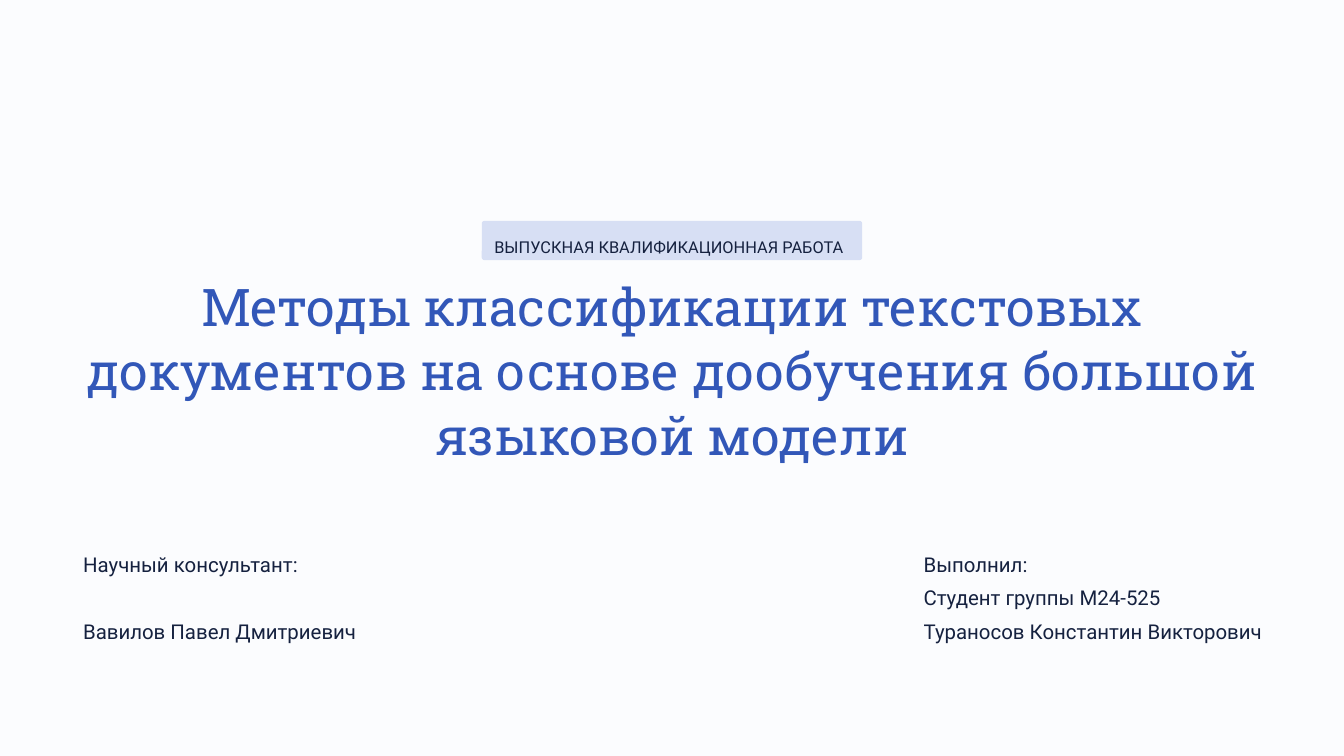
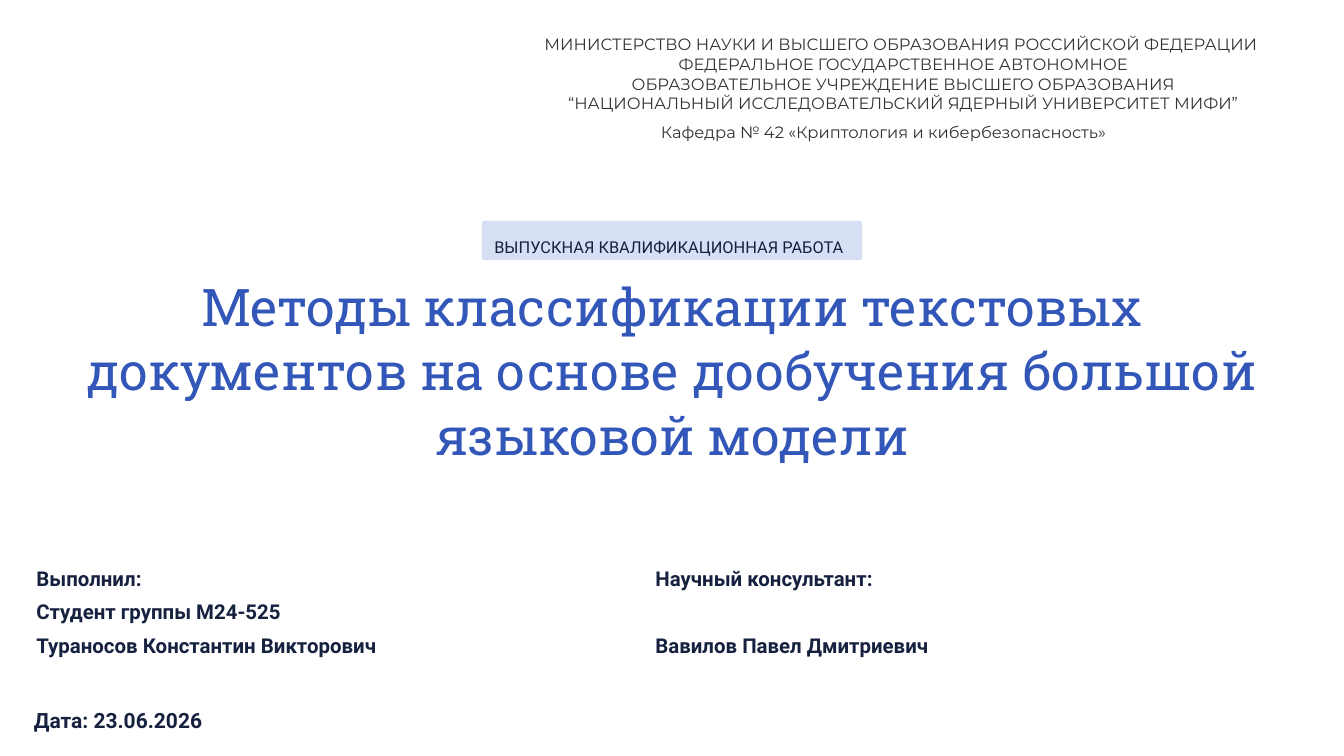
Before and after one commit to KVTur23/Mifi_VKR, a slide deck: slide 1 of text/Презентация/VKR_presentation.pptx. Drawn at 1344x756 pixels with LibreOffice and Linux fonts; fonts in the diff are those of the drawing; background and template pictures are left out. Boxes give left, top, right and bottom in pixels: in the first picture for what was removed or moved away, otherwise in the second. Text is boxed around its words. In the diff, an @@ line names an element or a change of style, - is before the commit and + after.

Commit message:
Update thesis text: figures, presentation, defence docs
Add pipeline figures (aug/few-shot/fine-tune/validation SVG), finetune
presentation draft; refresh main presentation, text and review docs.

```diff
--- a/text/Презентация/VKR_presentation.pptx
+++ b/text/Презентация/VKR_presentation.pptx
@@ background #000000 to #FFFFFF @@
@@ rectangle removed at box(0, 0, 1344, 756) @@
@@ text added at box(544, 35, 1257, 112), 14 pt, text #333333 @@
+МИНИСТЕРСТВО НАУКИ И ВЫСШЕГО ОБРАЗОВАНИЯ РОССИЙСКОЙ ФЕДЕРАЦИИ
+ФЕДЕРАЛЬНОЕ ГОСУДАРСТВЕННОЕ АВТОНОМНОЕ
+ОБРАЗОВАТЕЛЬНОЕ УЧРЕЖДЕНИЕ ВЫСШЕГО ОБРАЗОВАНИЯ
+“НАЦИОНАЛЬНЫЙ ИССЛЕДОВАТЕЛЬСКИЙ ЯДЕРНЫЙ УНИВЕРСИТЕТ МИФИ”
@@ text added at box(661, 125, 1106, 141), 14 pt, text #333333 @@
+Кафедра № 42 «Криптология и кибербезопасность»
@@ text "Выполнил:" at box(36, 571, 376, 658): bold on @@
@@ text "Выполнил:": place and size @@
-text "Выполнил:" at box(924, 557, 1262, 644)
+text "Выполнил:" at box(36, 571, 376, 658)
@@ text "Научный консультант:": place and size @@
-text "Научный консультант:" at box(83, 557, 356, 643)
+text "Научный консультант:" at box(655, 571, 928, 657)
@@ text "Научный консультант:" at box(655, 571, 928, 657): bold on @@
@@ text added at box(34, 713, 203, 732), 18 pt, text #15213F, bold @@
+Дата: 23.06.2026
```
Also in this commit, not shown: 8 other slides changed, 4 slides added, 2 slides removed, 11 other files.
